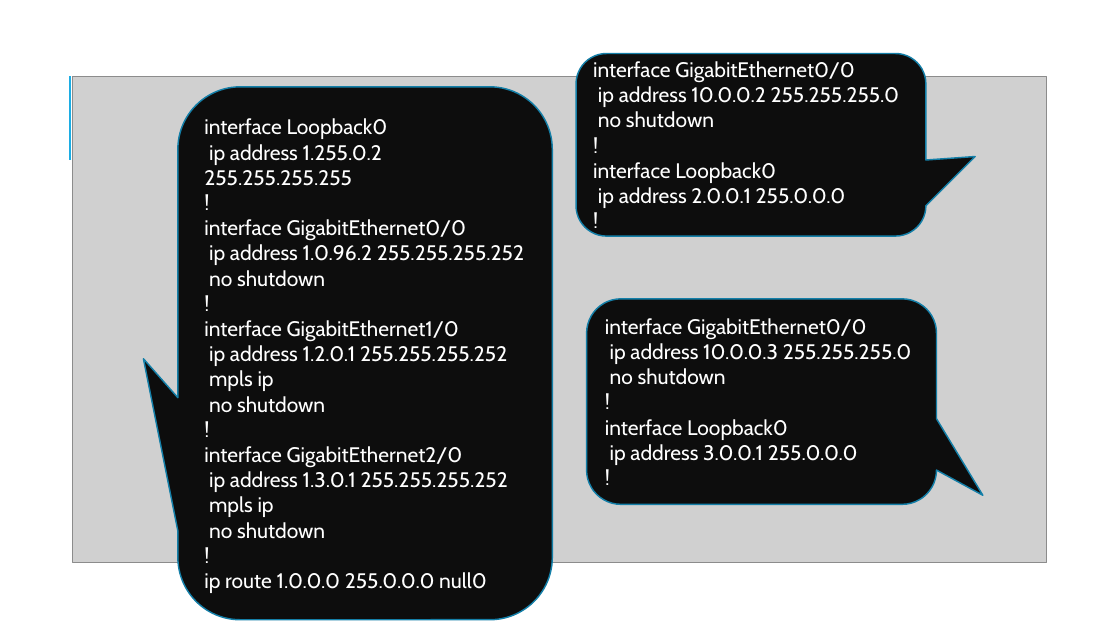
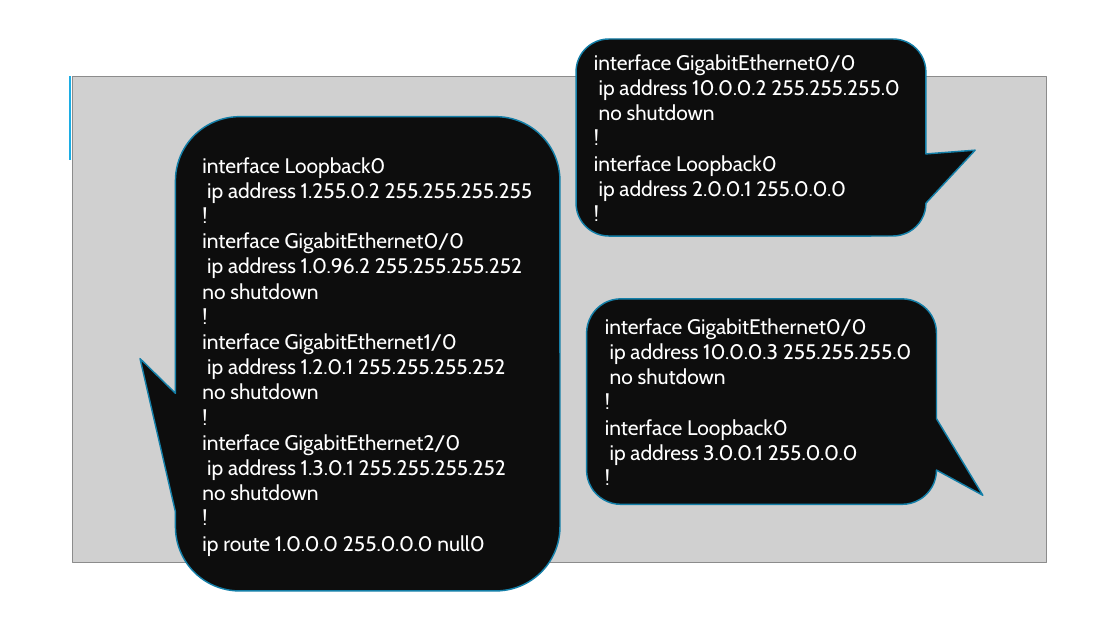
Before and after one commit to BSc-MSc-Projects/NSD-VPNs, a slide deck: slide 5 of NSD presentation_GIAN.pptx. Drawn at 1120x630 pixels with LibreOffice and Linux fonts; fonts in the diff are those of the drawing; grey boxes stand for pictures. Boxes give left, top, right and bottom in pixels: in the first picture for what was removed or moved away, otherwise in the second. Text is boxed around its words. In the diff, an @@ line names an element or a change of style, - is before the commit and + after.

```diff
--- a/NSD presentation_GIAN.pptx
+++ b/NSD presentation_GIAN.pptx
@@ rounded speech box "interface GigabitEthernet0/0": place and size @@
-rounded speech box "interface GigabitEthernet0/0" at bbox=[576, 54, 927, 236]
+rounded speech box "interface GigabitEthernet0/0" at bbox=[576, 39, 927, 236]
@@ rounded speech box "interface Loopback0": place and size @@
-rounded speech box "interface Loopback0" at bbox=[178, 87, 553, 619]
+rounded speech box "interface Loopback0" at bbox=[176, 117, 560, 592]
@@ text in rounded speech box at bbox=[209, 370, 274, 391]: paragraph removed @@
-mpls ip
@@ text in rounded speech box at bbox=[209, 496, 274, 517]: paragraph removed @@
-mpls ip
```
Also in this commit, not shown: 3 other slides changed, 5 slides added, 1 slide removed, 2 other files.
